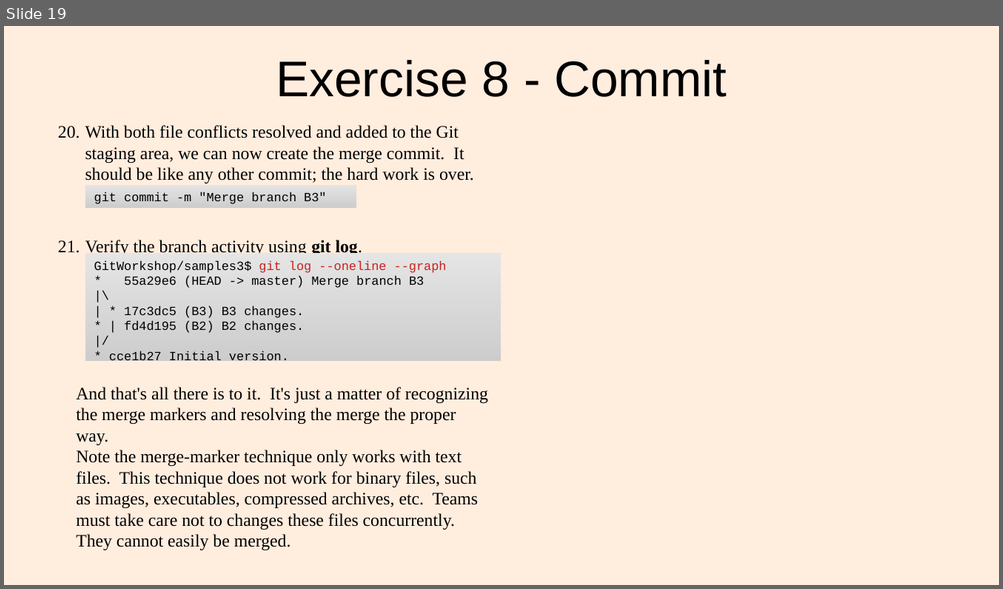
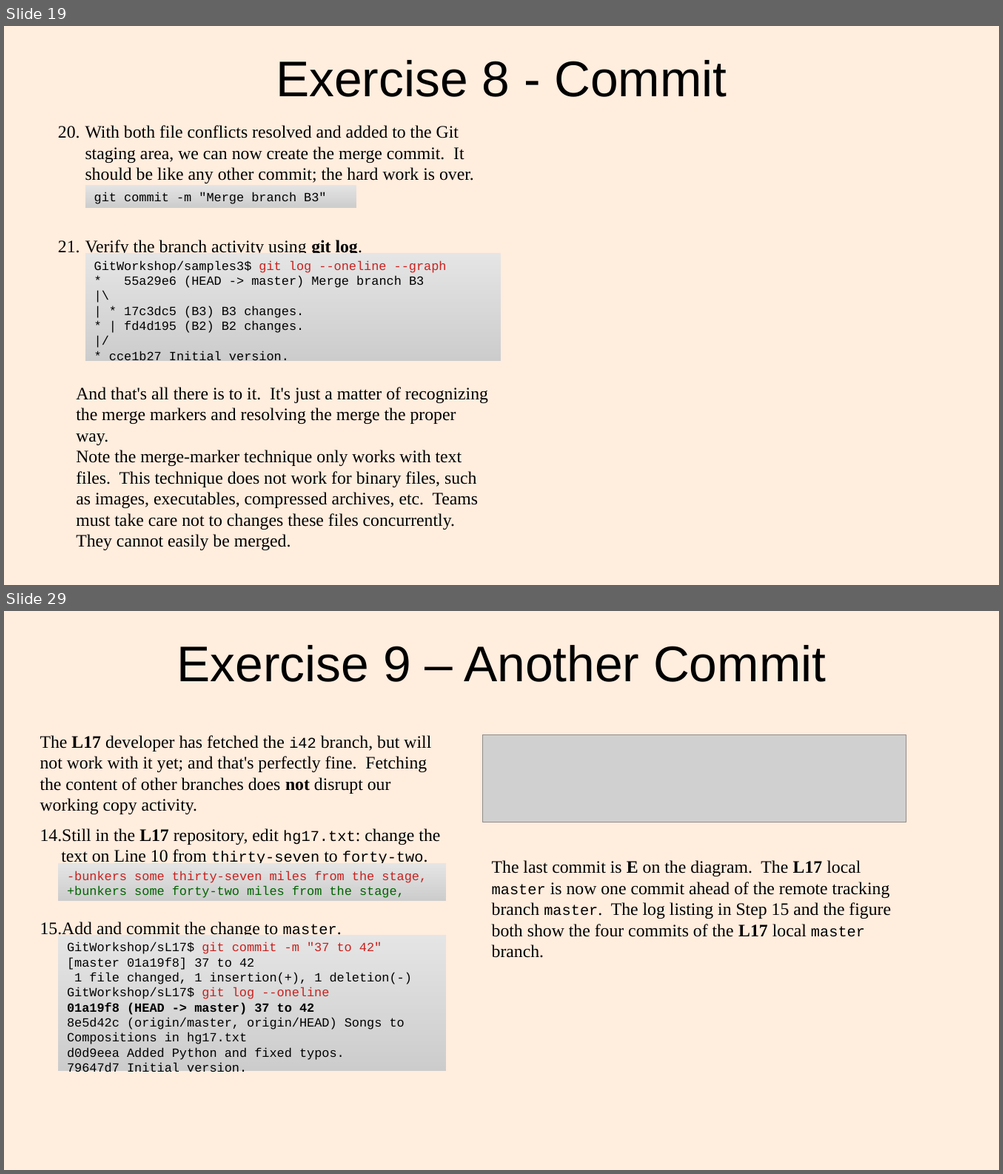
Before and after one commit to lacounty-isab/workshops, a slide deck: git/GitWorkshop2.odp. Shown one above the other, each under a label of ours: slide 19 before the commit, slides 19 and 29 after it; the slides between them are not shown. The pictures are 1003x589 and 1003x1174 pixels, drawn with LibreOffice and Linux fonts; fonts in the diff are those of the drawing; grey boxes stand for pictures. Boxes give left, top, right and bottom in pixels: in the first picture for what was removed or moved away, otherwise in the second. Text is boxed around its words. In the diff, an @@ line names an element or a change of style, - is before the commit and + after.

Commit message:
Almost finished Part 2, Exercise 9

```diff
--- a/git/GitWorkshop2.odp
+++ b/git/GitWorkshop2.odp
@@ slide 29 added at (x1=4, y1=611, x2=999, y2=1170), background #FFEDDE @@
@@ title added at (x1=177, y1=645, x2=825, y2=682), 40 pt, text #000000 @@
+Exercise 9 – Another Commit
@@ text added at (x1=40, y1=735, x2=440, y2=935), 14 pt, text #000000 @@
+The L17 developer has fetched the i42 branch, but will not work with it yet; and that's perfectly fine. Fetching the content of other branches does not disrupt our working copy activity.
+14. Still in the L17 repository, edit hg17.txt: change the text on Line 10 from thirty-seven to forty-two.
+15. Add and commit the change to master.
@@ picture added at (x1=482, y1=735, x2=905, y2=822) @@
@@ rectangle added at (x1=58, y1=863, x2=447, y2=900), fill gradient #E5E5E5 to #E4E4E4 to #E3E3E3, 10 pt, text #C9211E @@
+-bunkers some thirty-seven miles from the stage,
++bunkers some forty-two miles from the stage,
@@ text added at (x1=492, y1=860, x2=891, y2=958), 14 pt, text #000000 @@
+The last commit is E on the diagram. The L17 local master is now one commit ahead of the remote tracking branch master. The log listing in Step 15 and the figure both show the four commits of the L17 local master branch.
@@ rectangle added at (x1=58, y1=935, x2=447, y2=1071), fill gradient #E5E5E5 to #E4E4E4 to #E3E3E3, 10 pt, text #000000 @@
+GitWorkshop/sL17$ git commit -m "37 to 42"
+[master 01a19f8] 37 to 42
+1 file changed, 1 insertion(+), 1 deletion(-)
+GitWorkshop/sL17$ git log --oneline
+01a19f8 (HEAD -> master) 37 to 42
+8e5d42c (origin/master, origin/HEAD) Songs to Compositions in hg17.txt
+d0d9eea Added Python and fixed typos.
+79647d7 Initial version.
```
Also in this commit, not shown: 2 slides changed, 9 other slides added, 8 other files.
